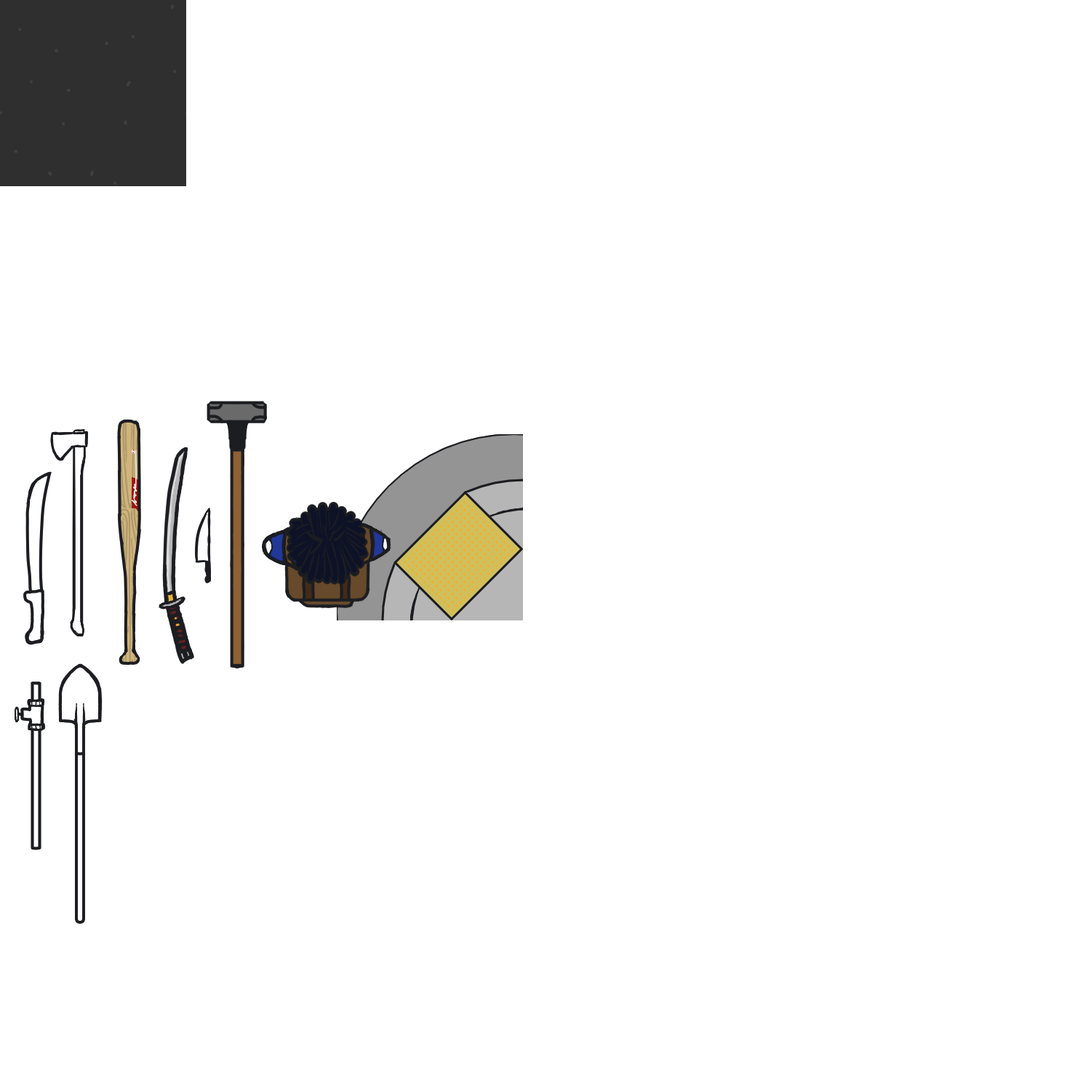
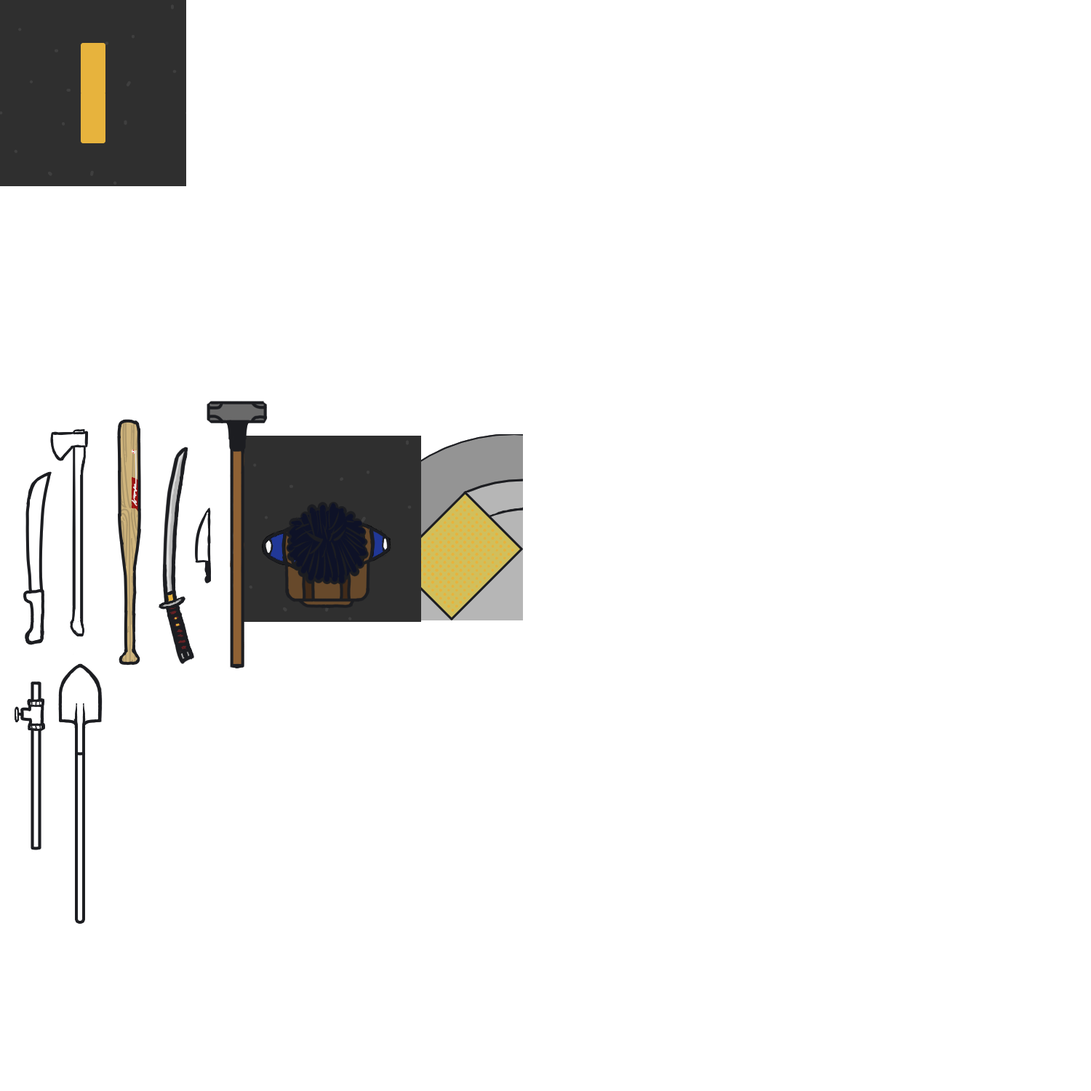
Layer changes from the first 1091x1091 image to the second:
painted on "Pipe" over [80, 42, 422, 623]
painted on "Knife" over [235, 435, 289, 623]
painted on "BlankAsphault.kra" over [80, 42, 422, 623]
